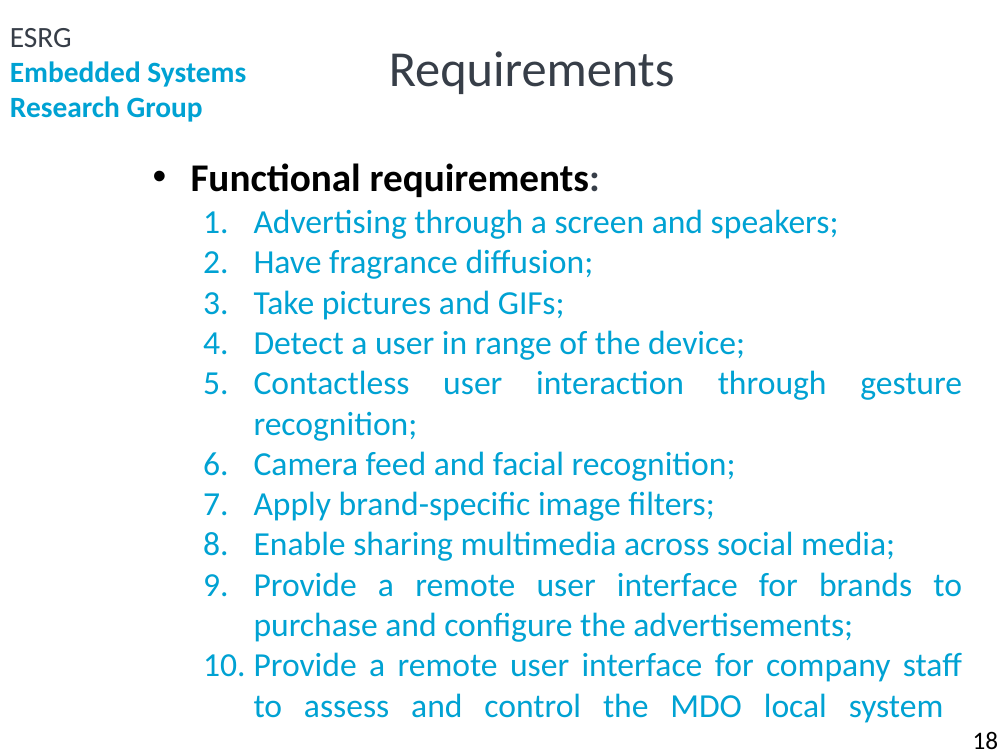
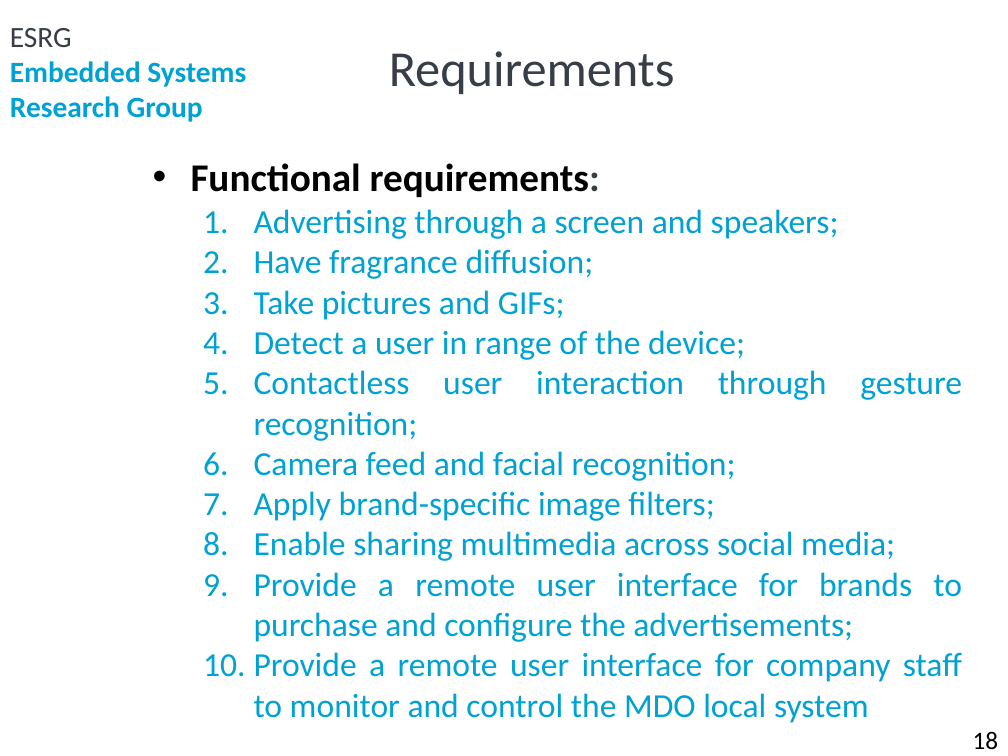
Before and after one commit to ElectroQuanta/MDO, a slide deck: slide 18 of Proj/presentations/Phase1_a50178_JosePires_a88258_HugoFreitas.pptx. Drawn at 1008x756 pixels with LibreOffice and Linux fonts; fonts in the diff are those of the drawing; background and template pictures are left out. Boxes give left, top, right and bottom in pixels: in the first picture for what was removed or moved away, otherwise in the second. Text is boxed around its words. In the diff, an @@ line names an element or a change of style, - is before the commit and + after.

```diff
--- a/Proj/presentations/Phase1_a50178_JosePires_a88258_HugoFreitas.pptx
+++ b/Proj/presentations/Phase1_a50178_JosePires_a88258_HugoFreitas.pptx
@@ text at (254, 652, 962, 723): text changed @@
-  10. Provide a remote user interface for company staff to assess and control the MDO local system
+  10. Provide a remote user interface for company staff to monitor and control the MDO local system
```
Also in this commit, not shown: 10 slides added.
